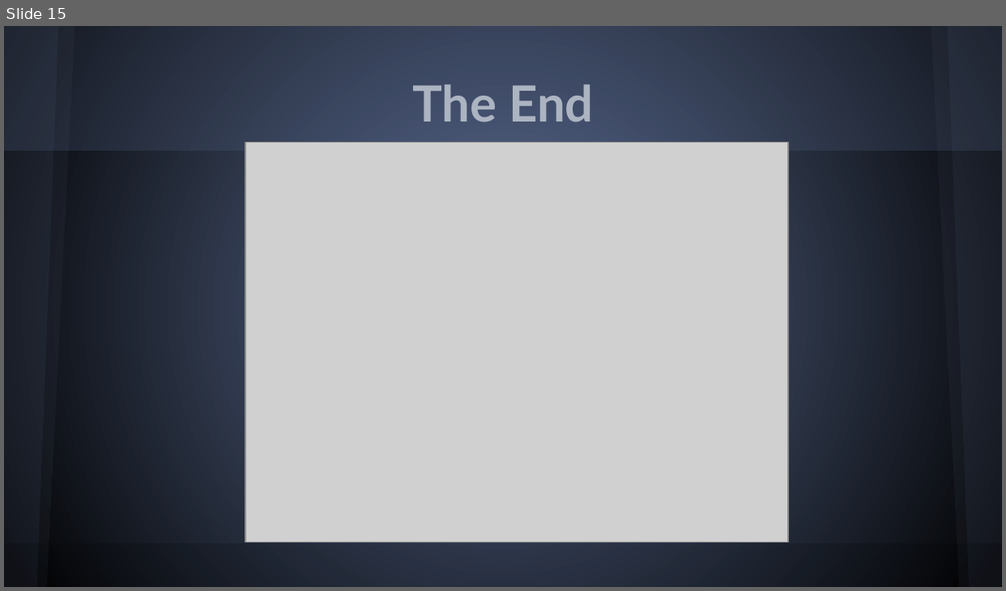
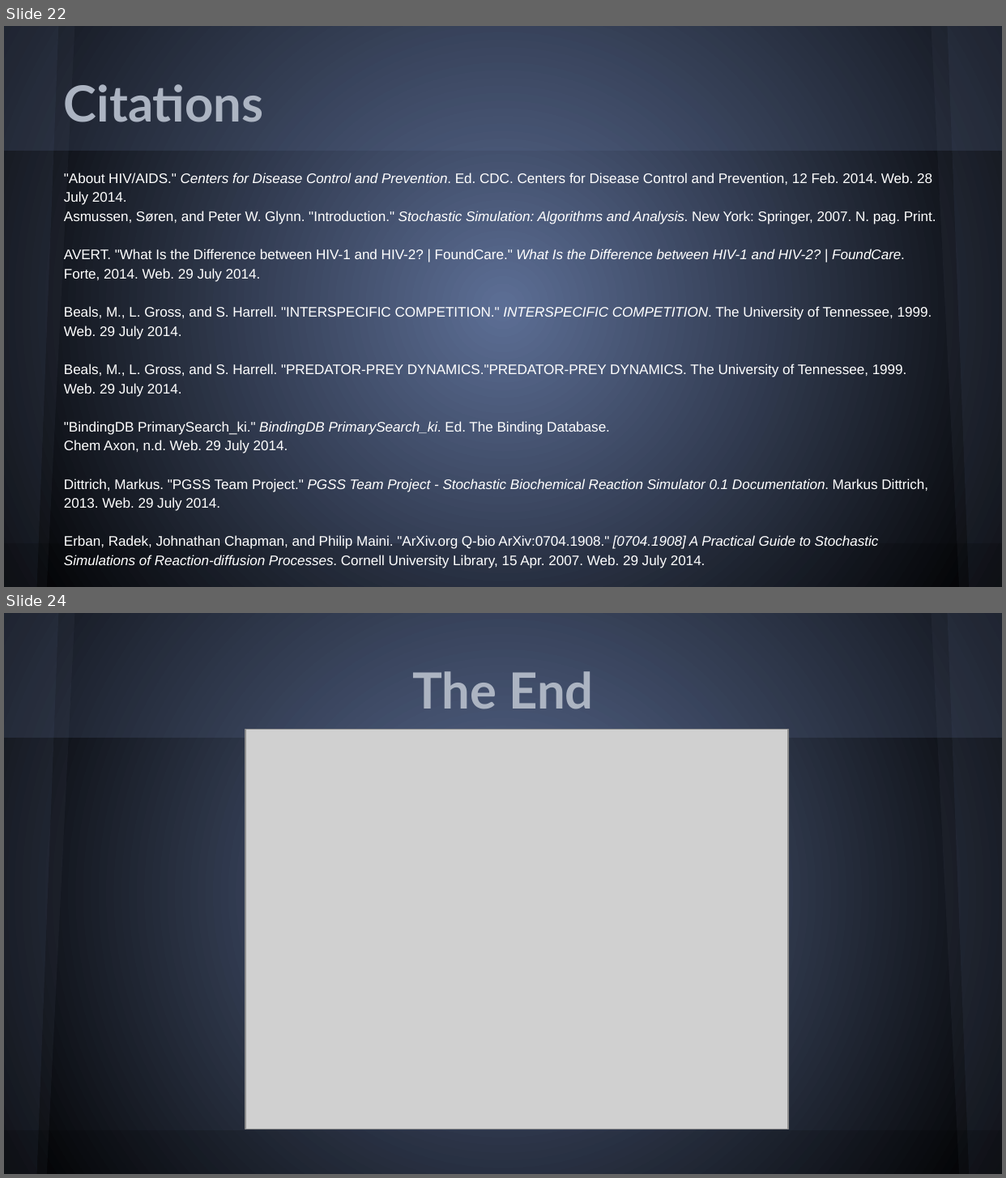
Before and after one commit to PGSSCompBio14/Stochastic-Simulator-Project, a slide deck: powerpoint/BOSSppt.pptx. Shown one above the other, each under a label of ours: slide 15 before the commit, slides 22 and 24 after it; the slides between them are not shown. The pictures are 1006x591 and 1006x1178 pixels, drawn with LibreOffice and Linux fonts; fonts in the diff are those of the drawing; grey boxes stand for pictures. Boxes give left, top, right and bottom in pixels: in the first picture for what was removed or moved away, otherwise in the second. Text is boxed around its words. In the diff, an @@ line names an element or a change of style, - is before the commit and + after.

```diff
--- a/powerpoint/BOSSppt.pptx
+++ b/powerpoint/BOSSppt.pptx
@@ slide 22 added at (4, 26, 1002, 587), background gradient #5C6E95 to #000000; not listed: 6 template elements that a slide beside it also shows @@
@@ title added at (64, 84, 264, 122), 36 pt, text #ACB4C2, bold @@
+Citations
@@ text added at (64, 173, 936, 569), 10 pt, text #FFFFFF @@
+"About HIV/AIDS." Centers for Disease Control and Prevention. Ed. CDC. Centers for Disease Control and Prevention, 12 Feb. 2014. Web. 28 July 2014.
+Asmussen, Søren, and Peter W. Glynn. "Introduction." Stochastic Simulation: Algorithms and Analysis. New York: Springer, 2007. N. pag. Print.
+AVERT. "What Is the Difference between HIV-1 and HIV-2? | FoundCare." What Is the Difference between HIV-1 and HIV-2? | FoundCare. Forte, 2014. Web. 29 July 2014.
+Beals, M., L. Gross, and S. Harrell. "INTERSPECIFIC COMPETITION." INTERSPECIFIC COMPETITION. The University of Tennessee, 1999. Web. 29 July 2014.
+Beals, M., L. Gross, and S. Harrell. "PREDATOR-PREY DYNAMICS."PREDATOR-PREY DYNAMICS. The University of Tennessee, 1999. Web. 29 July 2014.
+"BindingDB PrimarySearch_ki." BindingDB PrimarySearch_ki. Ed. The Binding Database.
+Chem Axon, n.d. Web. 29 July 2014.
+Dittrich, Markus. "PGSS Team Project." PGSS Team Project - Stochastic Biochemical Reaction Simulator 0.1 Documentation. Markus Dittrich, 2013. Web. 29 July 2014.
+Erban, Radek, Johnathan Chapman, and Philip Maini. "ArXiv.org Q-bio ArXiv:0704.1908." [0704.1908] A Practical Guide to Stochastic Simulations of Reaction-diffusion Processes. Cornell University Library, 15 Apr. 2007. Web. 29 July 2014.
@@ what was slide 15 is now slide 24 @@
```
Also in this commit, not shown: 7 slides changed, 15 other slides added, 7 slides removed.
